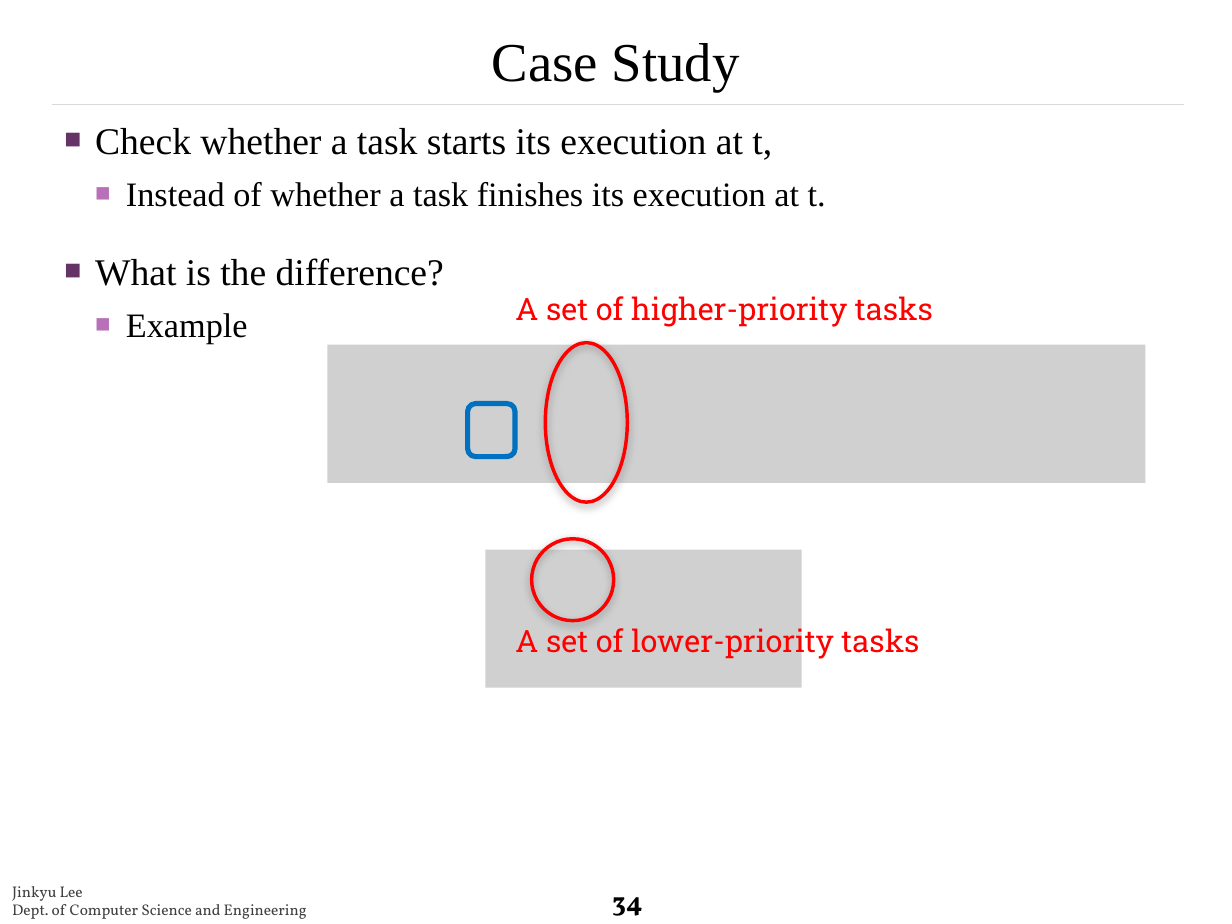
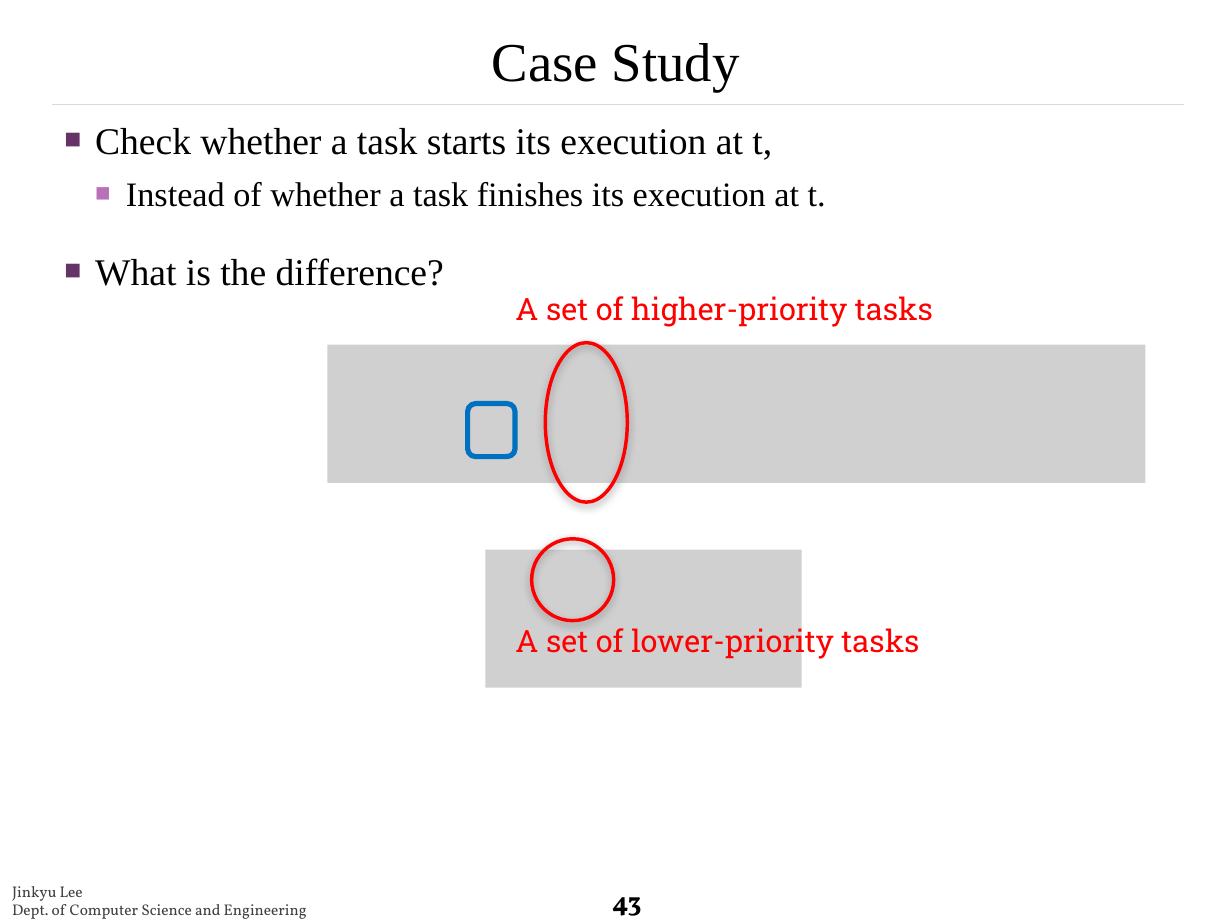
Before and after one commit to rtclskku/website, a slide deck: slide 43 of papers/2.pptx (slide 34 before the commit). Drawn at 1232x924 pixels with LibreOffice and Linux fonts; fonts in the diff are those of the drawing; grey boxes stand for pictures; background and template pictures are left out. Boxes give left, top, right and bottom in pixels: in the first picture for what was removed or moved away, otherwise in the second. Text is boxed around its words. In the diff, an @@ line names an element or a change of style, - is before the commit and + after.

```diff
--- a/papers/2.pptx
+++ b/papers/2.pptx
@@ text at [126, 313, 248, 344]: paragraph removed @@
-  ■ Example
@@ page number at [612, 897, 642, 916]: text changed @@
-34
+43
```
Also in this commit, not shown: 8 other slides changed, 12 slides added.
